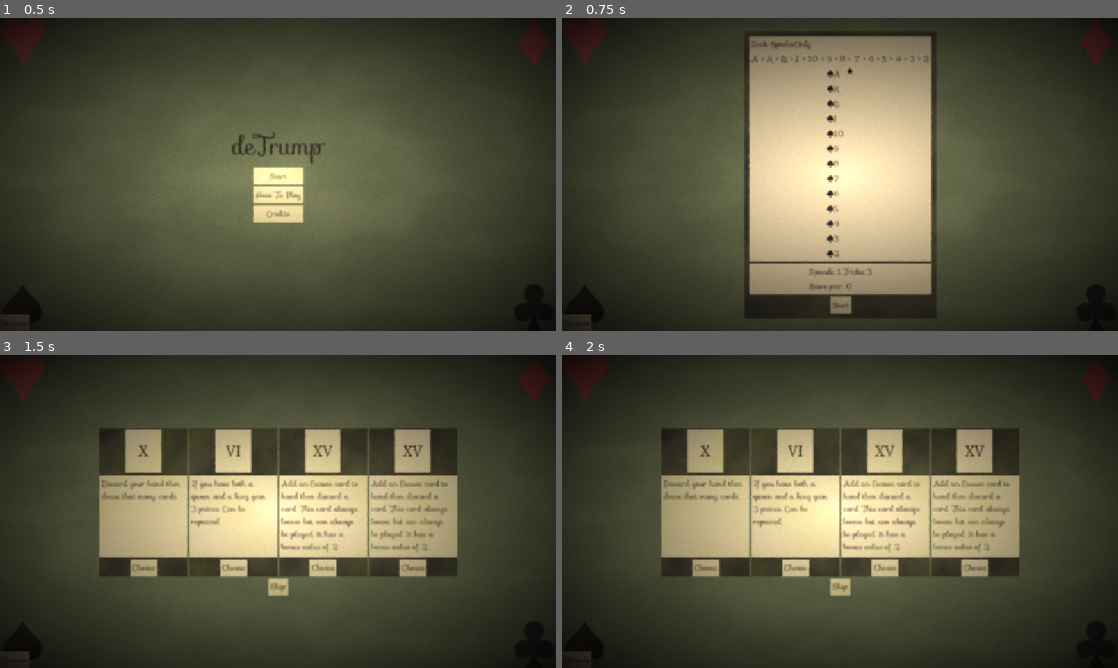
Above: before the commit, frames 1-4 (two rows, left to right).
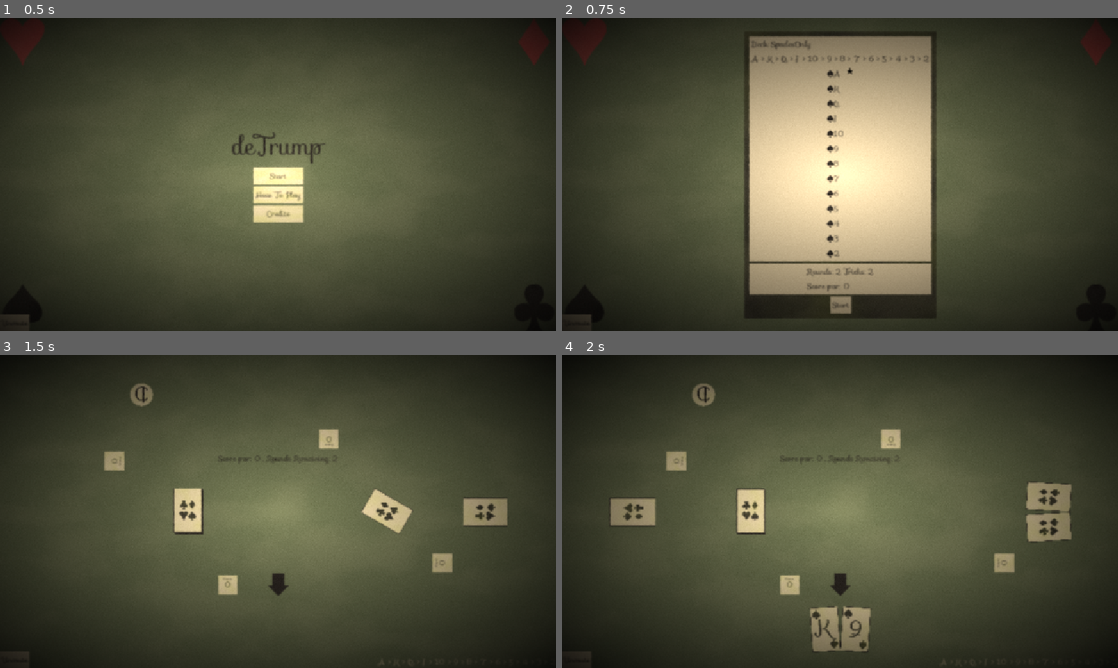
Above: after the commit, the same moments.

Repository: CMurtagh-LGTM/brackeys25.2
Game: Godot game, scene res://Main.tscn
Same seed, same stepped clock (60 frames per second), same inputs: the game is played once before the commit and once after it.
Inputs:
- Up to frame 1 (0.5 s): no input
- Up to frame 2 (0.75 s): click "Start" at 0.5 s
- Up to frame 3 (1.5 s): click "Start" at 1.25 s
- Up to frame 4 (2 s): no input

Frame 1 is identical in both runs. In frame 2, less than 0.1% of the frame differs, in the area x 44-56%, y 80-88%; in frame 3, 30%; in frame 4, 33%, in the area x 3-98%, y 6-99%.

Commit message:
some tweaks

Diff:
--- a/Globals.gd
+++ b/Globals.gd
@@ -51,7 +51,7 @@
 
 var muted: bool = true # TODO false
 
-const forced_triumph: TriumphInfo = preload("res://Resources/Triumph/Agent.tres")
+const forced_triumph: TriumphInfo = null # preload("res://Resources/Triumph/Agent.tres")
 
 func _ready() -> void:
 	var viewport = get_viewport()
--- a/Main.tscn
+++ b/Main.tscn
@@ -141,7 +141,7 @@
 
 [node name="MusicPlayer" type="AudioStreamPlayer" parent="Mute"]
 stream = SubResource("AudioStreamPlaylist_20pc6")
-volume_db = -5.0
+volume_db = -20.0
 autoplay = true
 
 [connection signal="pressed" from="Mute/MuteButton" to="Mute" method="_on_mute_button_pressed"]
--- a/Resources/Games/One.tres
+++ b/Resources/Games/One.tres
@@ -26,8 +26,8 @@
 script = ExtResource("1_1b81g")
 deck_info = ExtResource("1_sldb7")
 ai_info = SubResource("Resource_txwsg")
-rounds = 1
-tricks = 3
+rounds = 2
+tricks = 2
 win_condition = SubResource("Resource_u6gwy")
 hands = 4
 metadata/_custom_type_script = "uid://c2wr4vn8g6efw"
--- a/Resources/Games/Three.tres
+++ b/Resources/Games/Three.tres
@@ -19,7 +19,7 @@
 
 [sub_resource type="Resource" id="Resource_yl7aq"]
 script = ExtResource("4_a76fa")
-par = 5
+par = 3
 metadata/_custom_type_script = "uid://c7qrqga2d36hh"
 
 [resource]
--- a/SceneManager.gd
+++ b/SceneManager.gd
@@ -38,9 +38,6 @@
 	for game: GameInfo in games:
 		await _show_game_preview(game)
 
-		# TODO move down
-		await _show_triumph_chooser(triumphs)
-
 		for triumph_: Triumph in triumphs:
 			triumph_.unexhaust()
 
@@ -65,6 +62,9 @@
 		if not game.win_condition.has_won(place, score):
 			await _show_game_over(place, score, game.win_condition.to_label())
 			return
+
+		await _show_triumph_chooser(triumphs)
+
 	await _show_victory()
 
 func _show_game_preview(game: GameInfo) -> void:
